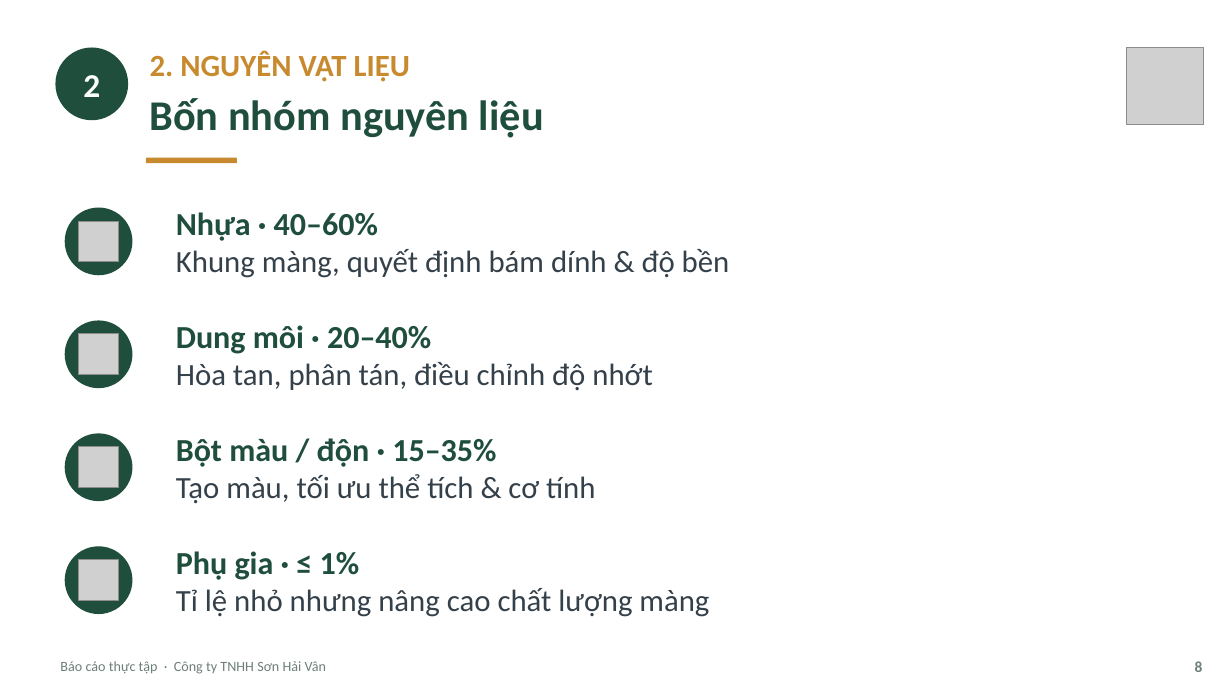
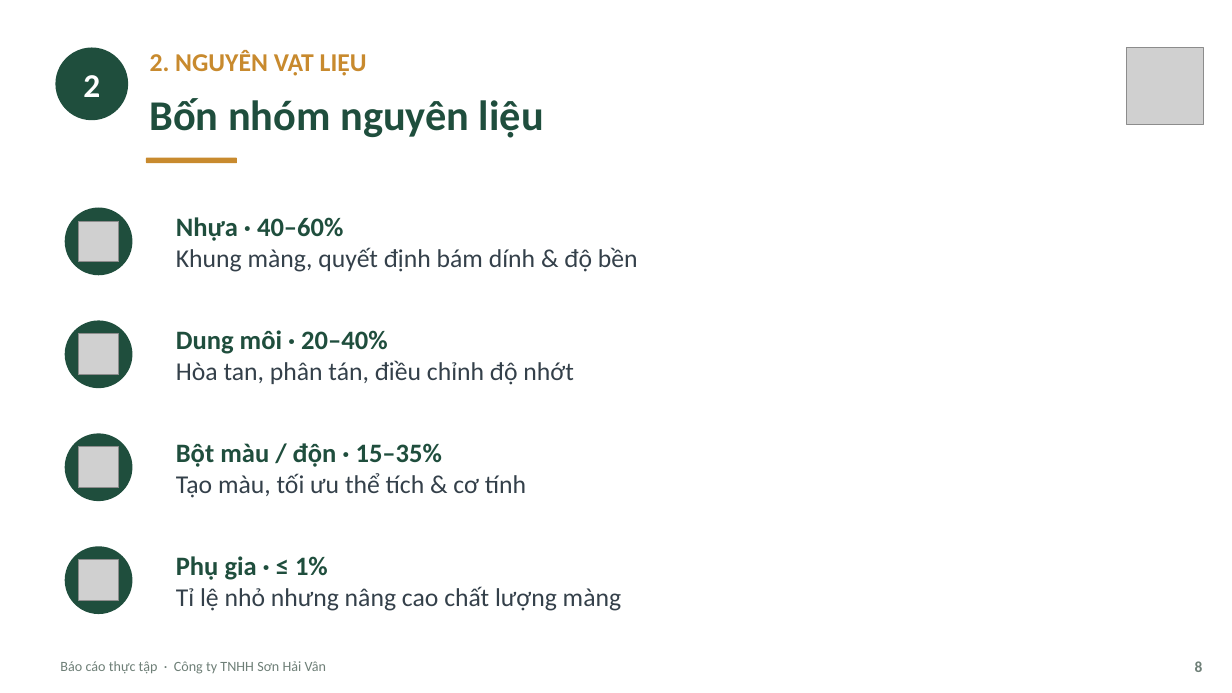
Before and after one commit to tranconcoder/pubic-resources, a slide deck: slide 8 of SuHeo/Báo cáo thực tập - Sơn Hải Vân.pptx. Drawn at 1232x693 pixels with LibreOffice and Linux fonts; fonts in the diff are those of the drawing; grey boxes stand for pictures. Boxes give left, top, right and bottom in pixels: in the first picture for what was removed or moved away, otherwise in the second. Text is boxed around its words. In the diff, an @@ line names an element or a change of style, - is before the commit and + after.

```diff
--- a/SuHeo/Báo cáo thực tập - Sơn Hải Vân.pptx
+++ b/SuHeo/Báo cáo thực tập - Sơn Hải Vân.pptx
@@ text "2. NGUYÊN VẬT LIỆU" at box(150, 50, 367, 76): size 24 to 20 pt @@
@@ text "Nhựa · 40–60%" at box(176, 217, 638, 272): size 25 to 20.8 pt in "Nhựa · 40–60%"; size 24 to 20 pt in "Khung màng, quyết định bám dính & ..." @@
@@ text "Dung môi · 20–40%" at box(176, 330, 573, 385): size 25 to 20.8 pt in "Dung môi · 20–40%"; size 24 to 20 pt in "Hòa tan, phân tán, điều chỉnh độ ..." @@
@@ text "Bột màu / độn · ..." at box(176, 443, 526, 498): size 25 to 20.8 pt in "Bột màu / độn · 15–35%"; size 24 to 20 pt in "Tạo màu, tối ưu thể tích & ..." @@
@@ text "Phụ gia · ≤ 1%" at box(176, 556, 621, 611): size 25 to 20.8 pt in "Phụ gia · ≤ 1%"; size 24 to 20 pt in "Tỉ lệ nhỏ nhưng nâng cao chất ..." @@
```
Also in this commit, not shown: 33 other slides changed, 1 other file.
